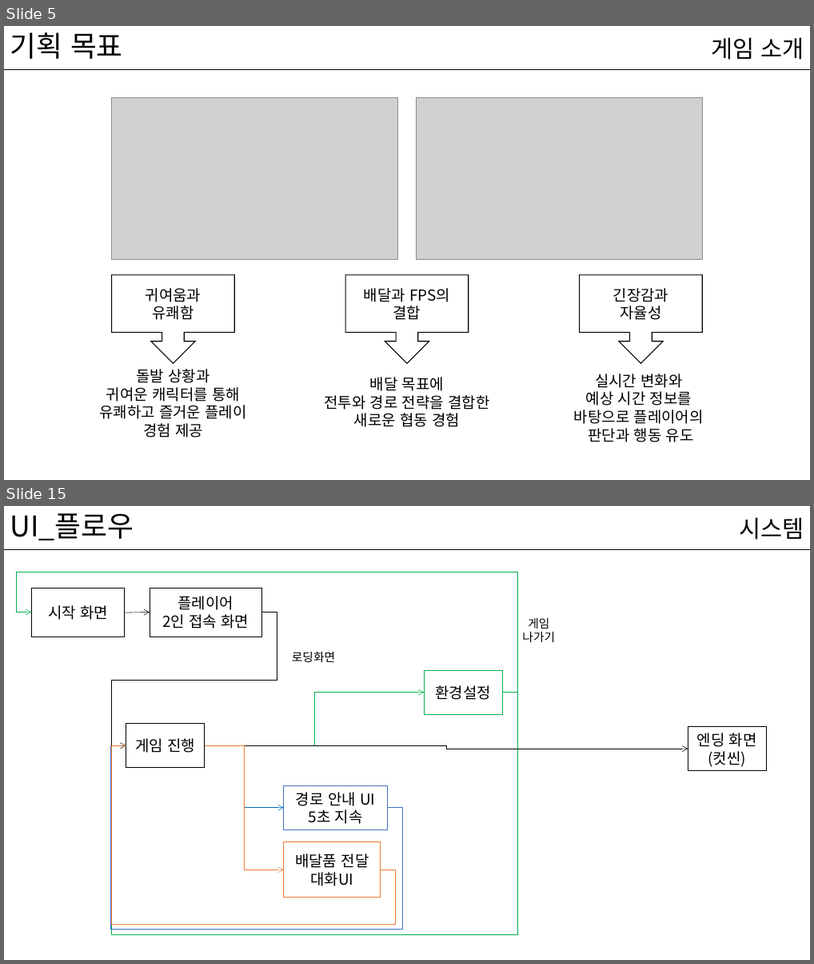
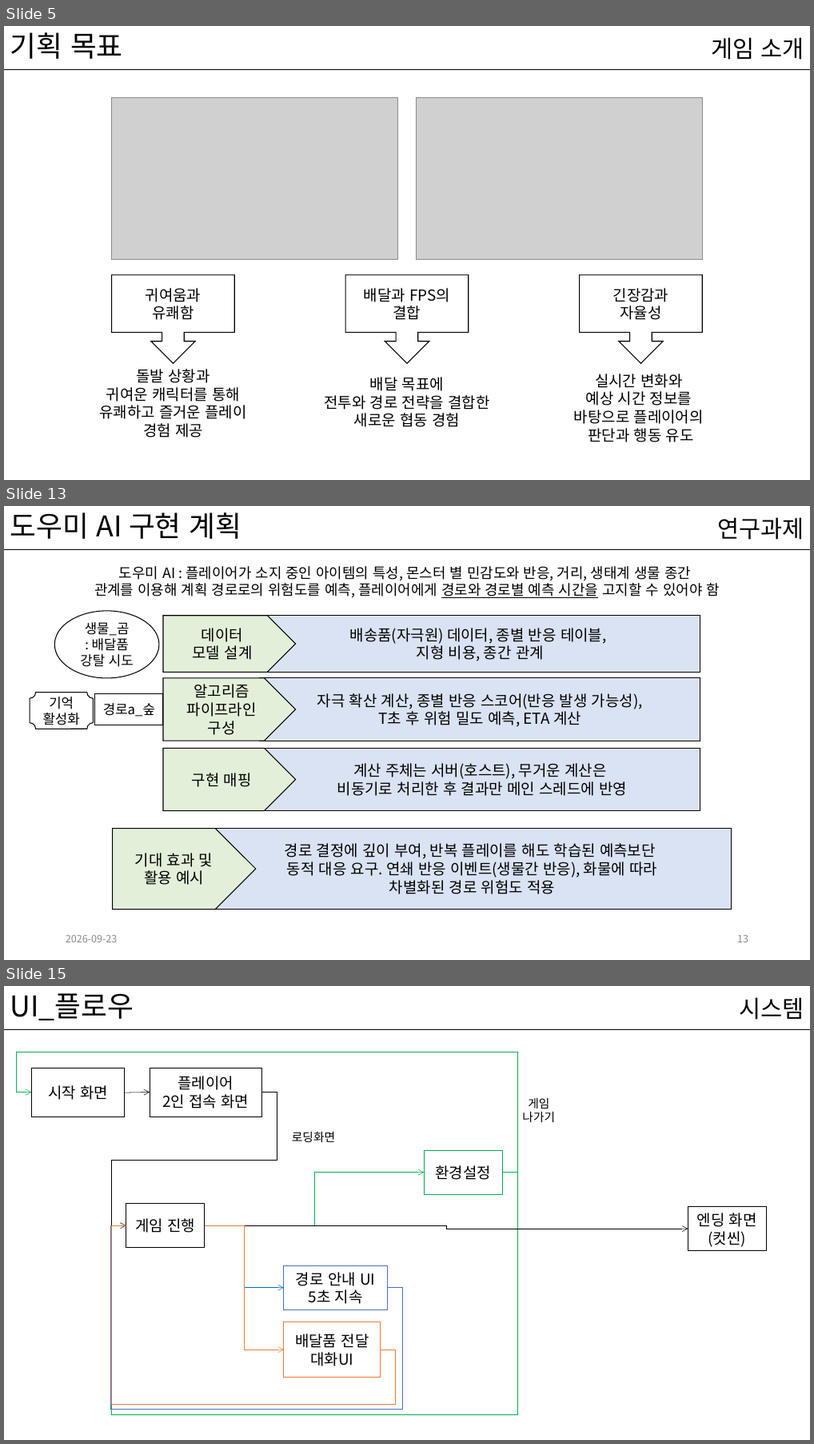
Before and after one commit to kwakyerin/2026_Graduation_Project, a slide deck: documents/HyunahKwon/design/designing/for_pro_pt/배트와 달트_평가pt.pptx. Shown one above the other, each under a label of ours: slides 5 and 15 before the commit, slides 5, 13 and 15 after it; the slides between them are not shown. The pictures are 814x964 and 814x1444 pixels, drawn with LibreOffice and Linux fonts; fonts in the diff are those of the drawing; grey boxes stand for pictures. Boxes give left, top, right and bottom in pixels: in the first picture for what was removed or moved away, otherwise in the second. Text is boxed around its words. In the diff, an @@ line names an element or a change of style, - is before the commit and + after.

Commit message:
연구과제연계형 ppt제작 완료_1차

```diff
--- a/documents/HyunahKwon/design/designing/for_pro_pt/배트와 달트_평가pt.pptx
+++ b/documents/HyunahKwon/design/designing/for_pro_pt/배트와 달트_평가pt.pptx
@@ slide 13 added at (4, 506, 810, 960), background #FFFFFF; not listed: 1 template element that a slide beside it also shows @@
@@ title added at (10, 512, 242, 539), 34 pt, text #000000 @@
+도우미 AI 구현 계획
@@ text added at (718, 517, 804, 540), 28 pt, text #000000 @@
+연구과제
@@ text added at (94, 566, 719, 598), 17 pt, text #000000 @@
+도우미 AI : 플레이어가 소지 중인 아이템의 특성, 몬스터 별 민감도와 반응, 거리, 생태계 생물 종간
+관계를 이용해 계획 경로로의 위험도를 예측, 플레이어에게 경로와 경로별 예측 시간을 고지할 수 있어야 함
@@ ellipse added at (55, 611, 159, 678), fill #FFFFFF, outline #000000 1 pt, 16 pt, text #000000 @@
+생물_곰
+: 배달품 강탈 시도
@@ pentagon arrow added at (163, 616, 295, 672), fill #E2F0D9, outline #000000 1 pt, 18 pt, text #000000 @@
+데이터
+모델 설계
@@ rectangle added at (260, 616, 701, 672), fill #DAE3F3, outline #000000 1 pt, 18 pt, text #000000 @@
+배송품(자극원) 데이터, 종별 반응 테이블,
+지형 비용, 종간 관계
@@ plaque added at (30, 692, 93, 728), fill #FFFFFF, outline #000000 1 pt, 16 pt, text #000000 @@
+기억
+활성화
@@ rectangle added at (95, 693, 164, 725), fill #FFFFFF, outline #000000 1 pt, 16 pt, text #000000 @@
+경로a_숲
@@ pentagon arrow added at (163, 678, 295, 740), fill #E2F0D9, outline #000000 1 pt, 18 pt, text #000000 @@
+알고리즘
+파이프라인
+구성
@@ rectangle added at (260, 678, 701, 740), fill #DAE3F3, outline #000000 1 pt, 18 pt, text #000000 @@
+자극 확산 계산, 종별 반응 스코어(반응 발생 가능성),
+T초 후 위험 밀도 예측, ETA 계산
@@ pentagon arrow added at (163, 748, 295, 810), fill #E2F0D9, outline #000000 1 pt, 18 pt, text #000000 @@
+구현 매핑
@@ rectangle added at (260, 748, 701, 810), fill #DAE3F3, outline #000000 1 pt, 18 pt, text #000000 @@
+계산 주체는 서버(호스트), 무거운 계산은
+비동기로 처리한 후 결과만 메인 스레드에 반영
@@ pentagon arrow added at (113, 828, 256, 909), fill #E2F0D9, outline #000000 1 pt, 18 pt, text #000000 @@
+기대 효과 및
+활용 예시
@@ rectangle added at (209, 828, 732, 909), fill #DAE3F3, outline #000000 1 pt, 18 pt, text #000000 @@
+경로 결정에 깊이 부여, 반복 플레이를 해도 학습된 예측보단
+동적 대응 요구. 연쇄 반응 이벤트(생물간 반응), 화물에 따라
+차별화된 경로 위험도 적용
@@ text added at (66, 935, 118, 942), 12 pt, text #8C8C8C @@
+2026-09-23
@@ page number added at (738, 935, 749, 942), 12 pt, text #8C8C8C @@
+13
```
Also in this commit, not shown: 16 slides changed, 8 slides removed, 1 other file.
